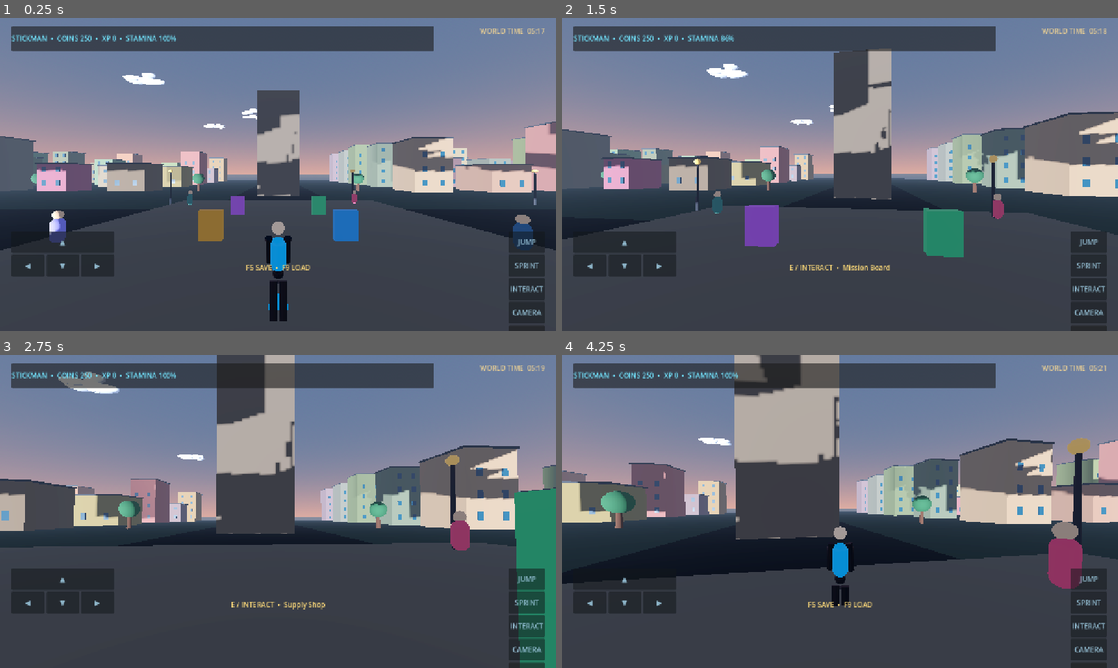
Above: before the commit, frames 1-4 (two rows, left to right).
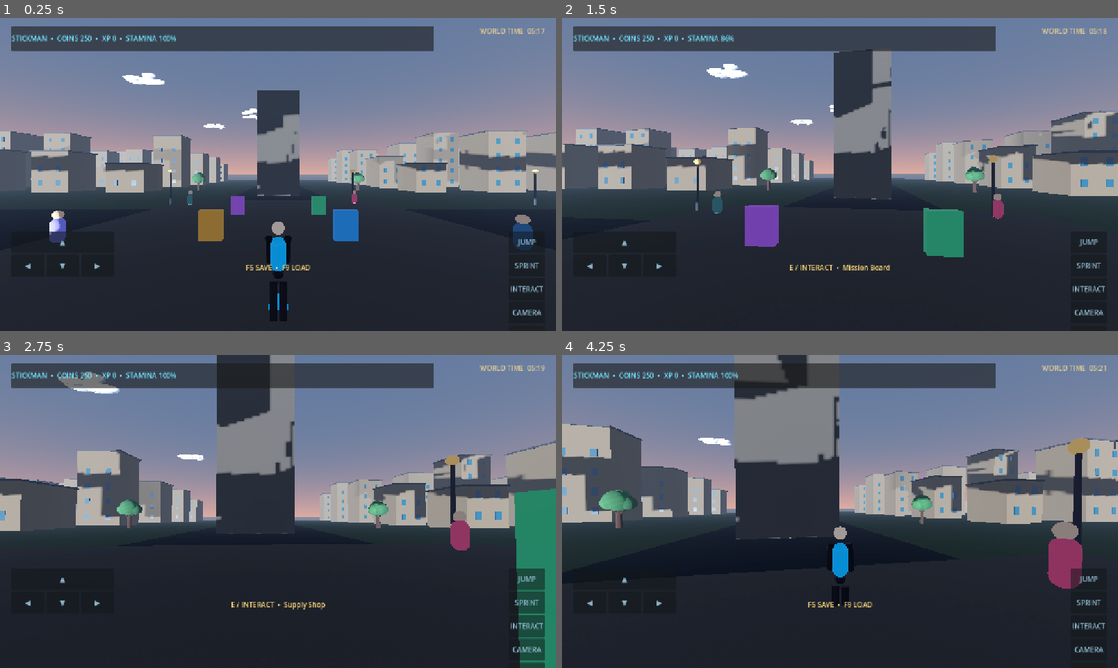
Above: after the commit, the same moments.

Repository: arezosaleh040-wq/Stickman
Game: Godot game, scene res://scenes/main.tscn
The game is run twice, just before and just after one commit, with the same random seed, the same clock (stepped at 60 frames per second) and the same inputs.
Inputs (mouse positions are in pixels of both pictures, inside the frame that each line leads up to):
- Up to frame 1 (0.25 s): no input
- Up to frame 2 (1.5 s): tap Enter at 0.5 s; move the mouse to (867, 174) at 0.52 s; hold Shift (sprint) 0.53-1.28 s; hold W (move_forward) from 0.53 s (still down); click (867, 174) at 0.67 s; tap Space (jump) at 0.77 s; move the mouse to (812, 174) at 1.27 s; tap V at 1.35 s
- Up to frame 3 (2.75 s): keep holding W (move_forward); tap Space (jump) at 1.52 s; move the mouse to (289, 505) at 2.02 s; tap E at 2.1 s
- Up to frame 4 (4.25 s): keep holding W (move_forward); move the mouse to (834, 517) at 2.77 s; tap Shift (sprint) at 2.85 s; click (834, 517) at 2.92 s; tap Space (jump) at 3.02, 3.77 s; move the mouse to (878, 514) at 3.52 s; tap V at 3.6 s

The runs differ from the first frame. In frame 1, 37% of the frame differs, in the area x 0-100%, y 30-100%; in frame 2, 41%; in frame 3, 46%, in the area x 0-100%, y 0-100%; in frame 4, 46%.

Commit message:
Add wind-swaying trees and procedural surface textures

Diff:
--- a/scripts/world.gd
+++ b/scripts/world.gd
@@ -6,9 +6,17 @@
 var sun: DirectionalLight3D
 var clock_label: Label
 var cloud_layers: Array[Node3D] = []
+var wind_trees: Array[Node3D] = []
+var terrain_material: StandardMaterial3D
+var asphalt_material: StandardMaterial3D
+var bark_material: StandardMaterial3D
+var plaster_material: StandardMaterial3D
+var stone_material: StandardMaterial3D
+var leaf_shader: Shader
 
 func _ready() -> void:
 	_create_environment()
+	_create_surface_materials()
 	_create_cloud_layers()
 	_create_ground()
 	_create_roads()
@@ -27,6 +35,12 @@
 		cloud.position.x += delta * float(cloud.get_meta("drift_speed", 0.7))
 		if cloud.position.x > 145.0:
 			cloud.position.x = -145.0
+	var wind_time := Time.get_ticks_msec() * 0.001
+	for tree in wind_trees:
+		var phase := float(tree.get_meta("wind_phase", 0.0))
+		var strength := float(tree.get_meta("wind_strength", 1.0))
+		tree.rotation.z = sin(wind_time * 0.72 + phase) * 0.012 * strength
+		tree.rotation.x = cos(wind_time * 0.57 + phase * 1.4) * 0.008 * strength
 	if sun:
 		var angle := day_clock * TAU
 		sun.rotation_degrees.x = -rad_to_deg(angle) + 90.0
@@ -34,6 +48,61 @@
 	if clock_label:
 		var hour := int(day_clock * 24.0)
 		clock_label.text = "WORLD TIME  %02d:%02d" % [hour, int(fposmod(day_clock * 1440.0, 60.0))]
+
+func _create_surface_materials() -> void:
+	terrain_material = _noise_material(Color(0.34, 0.43, 0.29), 0.98, 0.055, 5, 512)
+	asphalt_material = _noise_material(Color(0.19, 0.21, 0.23), 0.96, 0.12, 3, 512)
+	bark_material = _noise_material(Color(0.34, 0.20, 0.11), 1.0, 0.19, 4, 256)
+	plaster_material = _noise_material(Color(0.66, 0.57, 0.43), 0.92, 0.085, 4, 512)
+	stone_material = _noise_material(Color(0.43, 0.41, 0.37), 0.94, 0.14, 4, 512)
+	leaf_shader = Shader.new()
+	leaf_shader.code = """
+shader_type spatial;
+render_mode cull_back;
+uniform vec4 leaf_tint : source_color = vec4(0.13, 0.34, 0.18, 1.0);
+uniform float wind_strength = 0.09;
+uniform float wind_phase = 0.0;
+void vertex() {
+	float height_weight = clamp(VERTEX.y * 0.8 + 0.35, 0.0, 1.0);
+	float gust = sin(TIME * 1.25 + wind_phase + VERTEX.y * 1.7);
+	float cross_gust = cos(TIME * 0.82 + wind_phase * 1.6 + VERTEX.x);
+	VERTEX.x += gust * wind_strength * height_weight;
+	VERTEX.z += cross_gust * wind_strength * 0.34 * height_weight;
+}
+void fragment() {
+	float leaf_variation = 0.91 + 0.07 * sin(UV.x * 31.0 + UV.y * 17.0) * cos(UV.y * 23.0);
+	ALBEDO = leaf_tint.rgb * leaf_variation;
+	ROUGHNESS = 0.94;
+}
+"""
+
+func _noise_material(tint: Color, roughness_value: float, frequency: float, octaves: int, resolution: int) -> StandardMaterial3D:
+	var noise := FastNoiseLite.new()
+	noise.noise_type = FastNoiseLite.TYPE_SIMPLEX
+	noise.frequency = frequency
+	noise.fractal_octaves = octaves
+	noise.fractal_gain = 0.52
+	var texture := NoiseTexture2D.new()
+	texture.noise = noise
+	texture.width = resolution
+	texture.height = resolution
+	texture.seamless = true
+	texture.generate_mipmaps = true
+	var material := StandardMaterial3D.new()
+	material.albedo_color = tint
+	material.albedo_texture = texture
+	material.roughness = roughness_value
+	material.uv1_triplanar = true
+	material.uv1_scale = Vector3(1.8, 1.8, 1.8)
+	return material
+
+func _leaf_material(tint: Color, phase: float, strength: float) -> ShaderMaterial:
+	var material := ShaderMaterial.new()
+	material.shader = leaf_shader
+	material.set_shader_parameter("leaf_tint", tint)
+	material.set_shader_parameter("wind_phase", phase)
+	material.set_shader_parameter("wind_strength", strength)
+	return material
 
 func _create_environment() -> void:
 	var world_env := WorldEnvironment.new()
@@ -109,7 +178,7 @@
 	var plane := PlaneMesh.new()
 	plane.size = Vector2(240, 240)
 	mesh.mesh = plane
-	mesh.material_override = _mat(Color(0.16, 0.21, 0.18), 1.0)
+	mesh.material_override = terrain_material
 	ground.add_child(mesh)
 	var collision := CollisionShape3D.new()
 	var shape := BoxShape3D.new()
@@ -119,7 +188,7 @@
 	ground.add_child(collision)
 
 func _create_roads() -> void:
-	var road_mat := _mat(Color(0.075, 0.085, 0.095), 0.96)
+	var road_mat: Material = asphalt_material
 	var line_mat := _mat(Color(0.88, 0.72, 0.36), 0.8)
 	for axis in [-1, 1]:
 		var road := MeshInstance3D.new()
@@ -156,7 +225,7 @@
 			var box_mesh := BoxMesh.new()
 			box_mesh.size = Vector3(width, height, depth)
 			facade.mesh = box_mesh
-			facade.material_override = _mat(Color(rng.randf_range(0.31,0.58),rng.randf_range(0.27,0.45),rng.randf_range(0.2,0.34)),0.88)
+			facade.material_override = plaster_material
 			building.add_child(facade)
 			var roof := MeshInstance3D.new()
 			var roof_mesh := BoxMesh.new()
@@ -191,7 +260,7 @@
 	plaza_mesh.size = Vector3(25, 0.18, 25)
 	plaza.mesh = plaza_mesh
 	plaza.position = Vector3(0, 0.12, 0)
-	plaza.material_override = _mat(Color(0.36, 0.34, 0.3), 0.95)
+	plaza.material_override = stone_material
 	add_child(plaza)
 	var tower := StaticBody3D.new()
 	tower.name = "OldClockTower"
@@ -201,7 +270,7 @@
 	var tower_box := BoxMesh.new()
 	tower_box.size = Vector3(7, 18, 7)
 	tower_mesh.mesh = tower_box
-	tower_mesh.material_override = _mat(Color(0.34, 0.3, 0.25), 0.9)
+	tower_mesh.material_override = stone_material
 	tower.add_child(tower_mesh)
 	var tower_collision := CollisionShape3D.new()
 	var tower_shape := BoxShape3D.new()
@@ -340,26 +409,61 @@
 		add_child(npc)
 
 func _create_city_decor() -> void:
+	var rng := RandomNumberGenerator.new()
+	rng.seed = 70261
 	for i in range(-5, 6):
 		for side in [-1, 1]:
 			var tree_position := Vector3(float(i) * 18.0, 0.0, float(side) * 32.0)
+			var tree := Node3D.new()
+			tree.name = "WindTree_%02d_%d" % [i + 5, side]
+			tree.position = tree_position
+			tree.set_meta("wind_phase", rng.randf_range(0.0, TAU))
+			tree.set_meta("wind_strength", rng.randf_range(0.72, 1.28))
+			tree.add_to_group("wind_trees")
+			add_child(tree)
+			wind_trees.append(tree)
+
 			var trunk := MeshInstance3D.new()
 			var trunk_mesh := CylinderMesh.new()
-			trunk_mesh.top_radius = 0.22
-			trunk_mesh.bottom_radius = 0.32
-			trunk_mesh.height = 2.2
+			trunk_mesh.top_radius = 0.19
+			trunk_mesh.bottom_radius = 0.31
+			trunk_mesh.height = 2.25
+			trunk_mesh.radial_segments = 10
 			trunk.mesh = trunk_mesh
-			trunk.position = tree_position + Vector3.UP * 1.1
-			trunk.material_override = _mat(Color(0.28, 0.16, 0.09), 0.95)
-			add_child(trunk)
-			var crown := MeshInstance3D.new()
-			var crown_mesh := SphereMesh.new()
-			crown_mesh.radius = 1.25
-			crown_mesh.height = 2.4
-			crown.mesh = crown_mesh
-			crown.position = tree_position + Vector3.UP * 2.8
-			crown.material_override = _mat(Color(0.12, 0.32, 0.19), 0.9)
-			add_child(crown)
+			trunk.position.y = 1.12
+			trunk.material_override = bark_material
+			tree.add_child(trunk)
+
+			for branch_side in [-1, 1]:
+				var branch := MeshInstance3D.new()
+				var branch_mesh := CylinderMesh.new()
+				branch_mesh.top_radius = 0.065
+				branch_mesh.bottom_radius = 0.12
+				branch_mesh.height = 1.05
+				branch.mesh = branch_mesh
+				branch.position = Vector3(float(branch_side) * 0.34, 1.85, 0.0)
+				branch.rotation.z = -float(branch_side) * 0.72
+				branch.material_override = bark_material
+				tree.add_child(branch)
+
+			var crown_specs := [
+				[Vector3(0.0, 2.95, 0.0), 1.22, 2.25, Color(0.13, 0.34, 0.18)],
+				[Vector3(-0.72, 2.72, 0.08), 0.78, 1.48, Color(0.16, 0.39, 0.20)],
+				[Vector3(0.72, 2.76, -0.06), 0.82, 1.52, Color(0.11, 0.30, 0.16)],
+				[Vector3(0.0, 3.48, -0.22), 0.76, 1.42, Color(0.19, 0.40, 0.21)]
+			]
+			for crown_index in range(crown_specs.size()):
+				var spec: Array = crown_specs[crown_index]
+				var crown := MeshInstance3D.new()
+				var crown_mesh := SphereMesh.new()
+				crown_mesh.radius = float(spec[1])
+				crown_mesh.height = float(spec[2])
+				crown_mesh.radial_segments = 12
+				crown_mesh.rings = 8
+				crown.mesh = crown_mesh
+				crown.position = spec[0]
+				crown.material_override = _leaf_material(spec[3], rng.randf_range(0.0, TAU), rng.randf_range(0.055, 0.105))
+				tree.add_child(crown)
 	for i in range(-4, 5):
 		for side in [-1, 1]:
 			var lamp := MeshInstance3D.new()
